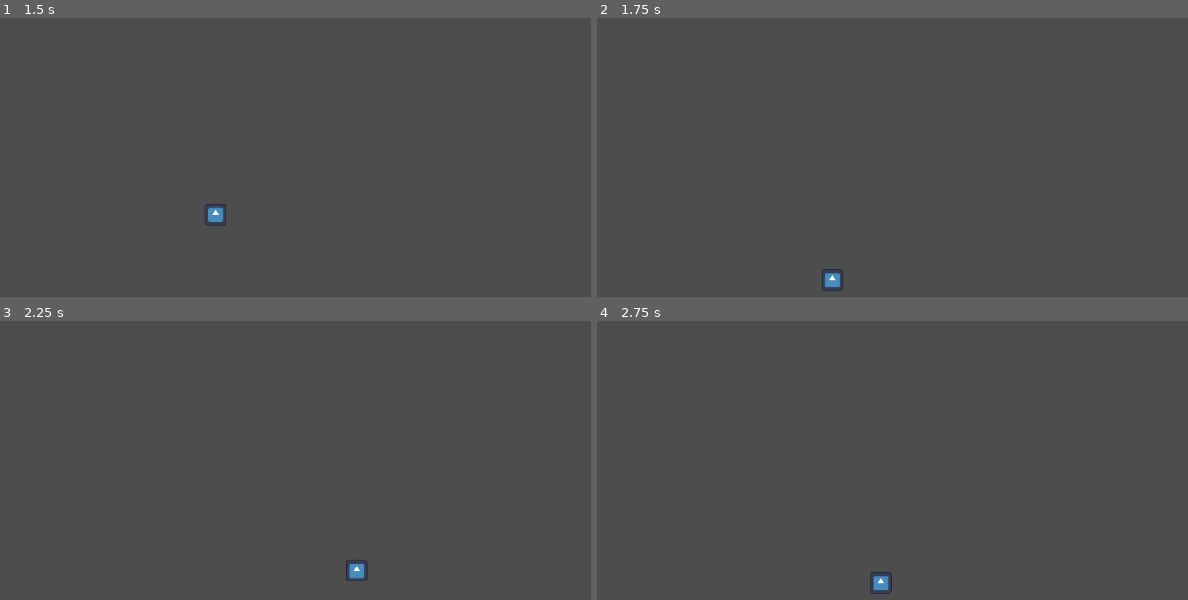
Above: before the commit, frames 1-4 (two rows, left to right).
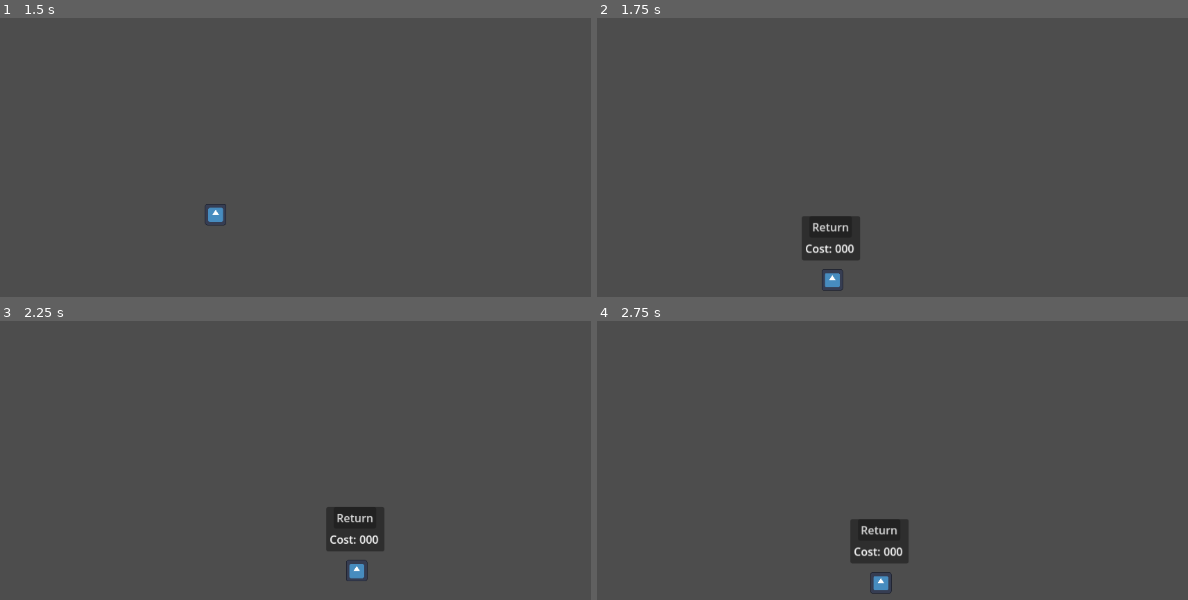
Above: after the commit, the same moments.

Repository: lplinna/Upcharge
Game: Godot game, scene res://Scenes/main_scene.tscn
The game is run twice, just before and just after one commit, with the same random seed, the same clock (stepped at 60 frames per second) and the same inputs. The engine's default icon, where the game draws it, is replaced by a stand-in: a white triangle on a blue panel in a dark square.
Inputs:
- Up to frame 1 (1.5 s): hold D (move_right) from 0.53 s (still down); tap W (move_up) at 0.6, 0.77, 1.07, 1.35 s
- Up to frame 2 (1.75 s): keep holding D (move_right); tap W (move_up) at 1.52 s
- Up to frame 3 (2.25 s): tap W (move_up) at 1.82, 2.1 s; release D (move_right) at 2.03 s; hold A (move_left) from 2.03 s (still down)
- Up to frame 4 (2.75 s): keep holding A (move_left)

Frame 1 is identical in both runs. In frame 2, 1.4% of the frame differs, in the area x 34-45%, y 70-87%; in frame 3, 1.5%, in the area x 55-65%, y 66-83%; in frame 4, 1.4%.

Commit message:
pop up spawn/despawn logic

Diff:
--- a/Scenes/PopUp.tscn
+++ b/Scenes/PopUp.tscn
@@ -42,3 +42,9 @@
 [node name="Label" type="Label" parent="Panel/VBoxContainer/HBoxContainer"]
 layout_mode = 2
 text = "000"
+
+[node name="Timer" type="Timer" parent="."]
+wait_time = 3.0
+one_shot = true
+
+[connection signal="timeout" from="Timer" to="." method="_on_timer_timeout"]
--- a/Scripts/Player.gd
+++ b/Scripts/Player.gd
@@ -4,9 +4,11 @@
 @export var gravity_intensity: float = 300*4
 @export var jump_speed = 2000/8
 @export var floor_y: int = 500
+@export var buffer_space: int = 10
 
 var time_jump_pressed: float = 0
-
+var height_before_jump: float = 99999999
+var floor_height: float = 0
 var old_velx: float = 0
 
 @onready var PopUp = $PopUp
@@ -15,13 +17,21 @@
 	velocity.y += gravity_intensity * delta
 
 	if is_on_floor():
+		floor_height = position.y - buffer_space
+
 		if Input.is_action_just_released("move_up"):
+			height_before_jump = position.y
 			var jump_time_elapsed = Time.get_ticks_msec() - time_jump_pressed
 			var jump_factor = clamp(jump_time_elapsed/250,1,2)
 			print(jump_factor)
 			velocity.y = -jump_speed * jump_factor
-		if Input.is_action_just_pressed("move_up"):
+		elif Input.is_action_just_pressed("move_up"):
 			time_jump_pressed = Time.get_ticks_msec()
+		elif !PopUp.visible and height_before_jump < floor_height: # higher y values are farther down
+			height_before_jump = 0
+			PopUp.visible = true
+			var timer = PopUp.get_node("Timer") as Timer
+			timer.start()
 
 
 		var move_dir = Input.get_axis("move_left","move_right")
@@ -35,9 +45,3 @@
 		old_velx = 0
 
 	move_and_slide()
-
-
-func _process(_delta: float):
-	if !PopUp.visible and position.y > floor_y:
-		print('fall detected')
-		PopUp.visible = true
--- a/Scripts/PopUp.gd
+++ b/Scripts/PopUp.gd
@@ -1 +1,5 @@
 extends Control
+
+func _on_timer_timeout():
+	print('timeout')
+	self.visible = false
